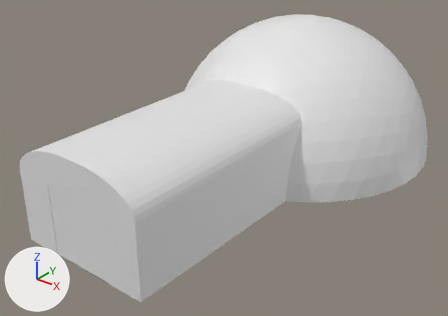
What one commit did to the Blender file Assets/LethalCompany/Mods/MoonLevel/Assets/MainEntrance.blend.
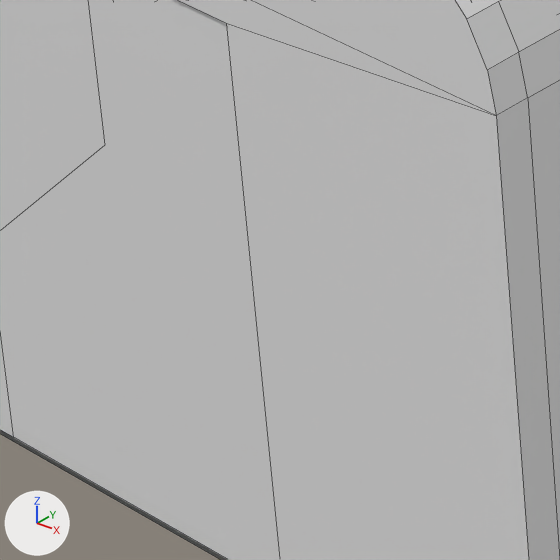
Old and new are each drawn whole from a camera (50 mm lens) standing at (36.1, -27.0, 31.1) and looking at (-0.8, 19.1, 2.5) and again close up on the part from 16% to 32% of the width and 66% to 88% of the height. The lights are fixed; the arrows at lower left show +X, +Y and +Z. The close-ups show mesh edges as thin lines.

Script lines for the objects in view, before the commit:
```python
me_cube = bpy.data.meshes.new('Cube')
me_cube.from_pydata(...)  # 247 vertices, 209 faces, 2 loose edges; spans x -7.0..7.0, y -1.0..22.4, z 0.0..10.2
me_cube.materials.append(mat_material)  # white #e7e7e7
me_cube_004 = bpy.data.meshes.new('Cube.004')
me_cube_004.from_pydata(...)  # 12 vertices, 8 faces; spans x -3.43..1.08, y -0.15..0.15, z 0.0..6.78
me_cube_005 = bpy.data.meshes.new('Cube.005')
me_cube_005.from_pydata(...)  # 12 vertices, 8 faces; spans x -1.08..3.38, y -0.15..0.15, z 0.0..6.78
ob_entranceairlock = bpy.data.objects.new('EntranceAirLock', me_cube)
ob_entranceairlock.location = (0.0, 0.0, 0.0)
ob_outsideleftdoorpart = bpy.data.objects.new('OutsideLeftDoorPart', me_cube_004)
ob_outsideleftdoorpart.location = (0.0, -0.8, 0.0)
ob_outsiderightdoorpart = bpy.data.objects.new('OutsideRightDoorPart', me_cube_005)
ob_outsiderightdoorpart.location = (0.0, -0.8, 0.0)
```
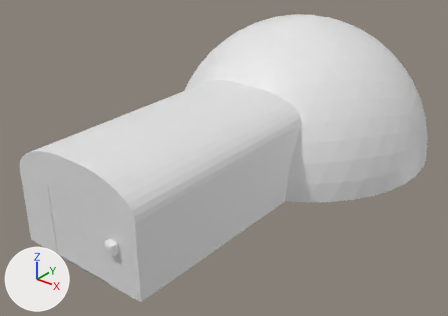
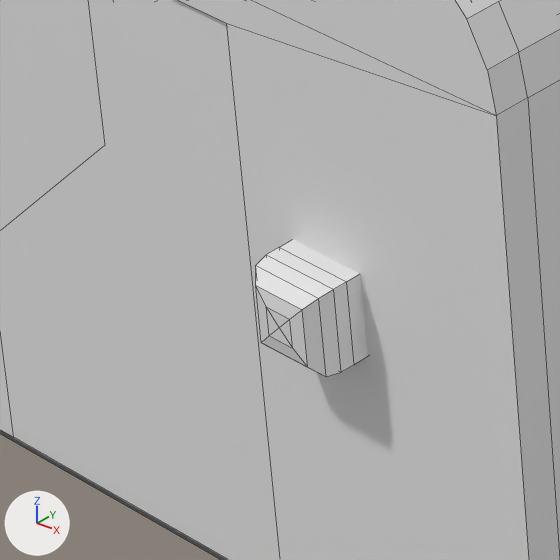
Changed parts and their boxes (x1, y1, x2, y2) in the close-ups (560 x 560 px):
'OutSideButton', added: after (256, 240, 367, 376)

Diff of the bpy script that builds the scene:
```diff
--- a/Assets/LethalCompany/Mods/MoonLevel/Assets/MainEntrance.blend.py
+++ b/Assets/LethalCompany/Mods/MoonLevel/Assets/MainEntrance.blend.py
@@ me_cube_009 @@
+me_cube_009.from_pydata(...)  # 48 vertices, 46 faces; spans x -0.48..0.48, y -0.84..0.84, z -0.48..0.48
@@ ob_outsidebutton @@
+ob_outsidebutton = bpy.data.objects.new('OutSideButton', me_cube_009)
+ob_outsidebutton.location = (4.42, -0.81, 4.12)
```
